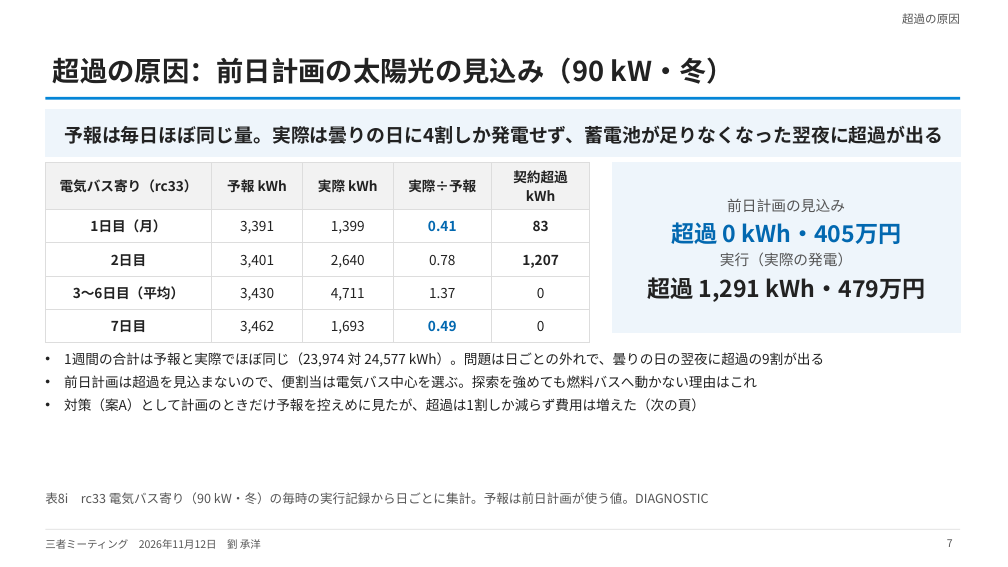
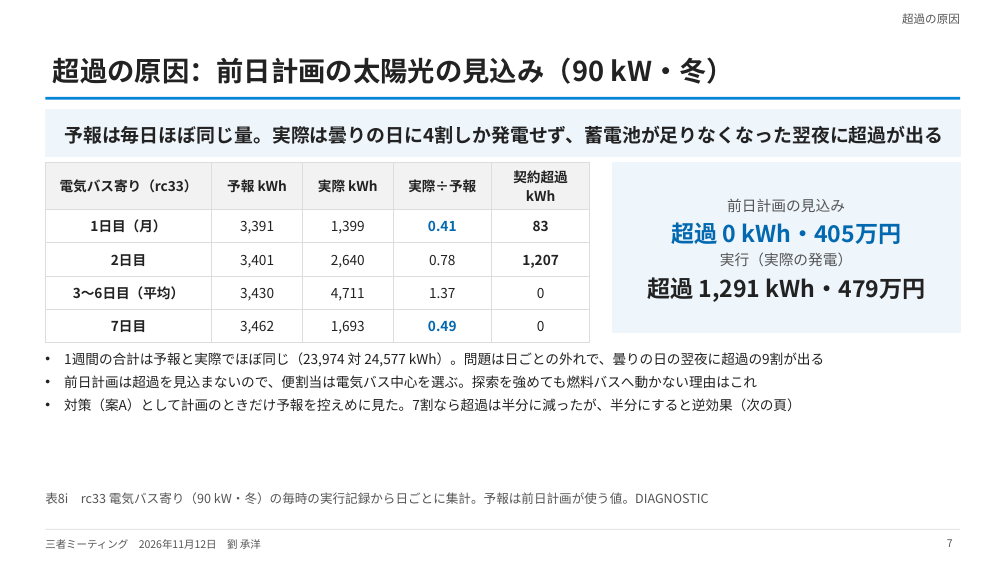
Before and after one commit to CYLIU2003/master-course, a slide deck: slide 7 of outcome/2026-11-12_three_party/three_party_20261112.pptx. Drawn at 1008x567 pixels with LibreOffice and Linux fonts; fonts in the diff are those of the drawing. Boxes give left, top, right and bottom in pixels: in the first picture for what was removed or moved away, otherwise in the second. Text is boxed around its words. In the diff, an @@ line names an element or a change of style, - is before the commit and + after.

```diff
--- a/outcome/2026-11-12_three_party/three_party_20261112.pptx
+++ b/outcome/2026-11-12_three_party/three_party_20261112.pptx
@@ text at bbox=[64, 398, 801, 411]: text changed @@
-• 対策（案A）として計画のときだけ予報を控えめに見たが、超過は1割しか減らず費用は増えた（次の頁）
+• 対策（案A）として計画のときだけ予報を控えめに見た。7割なら超過は半分に減ったが、半分にすると逆効果（次の頁）
```
Also in this commit, not shown: 4 other slides changed, 1 other file.
